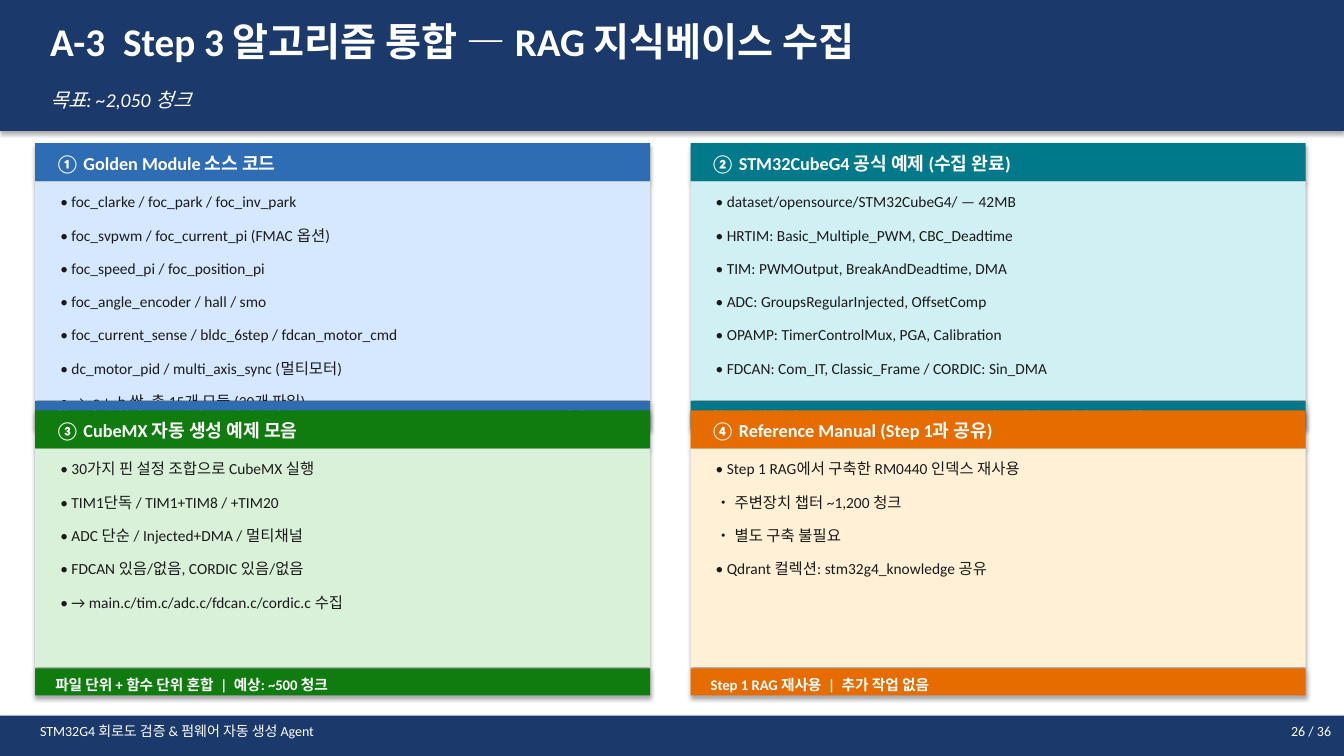
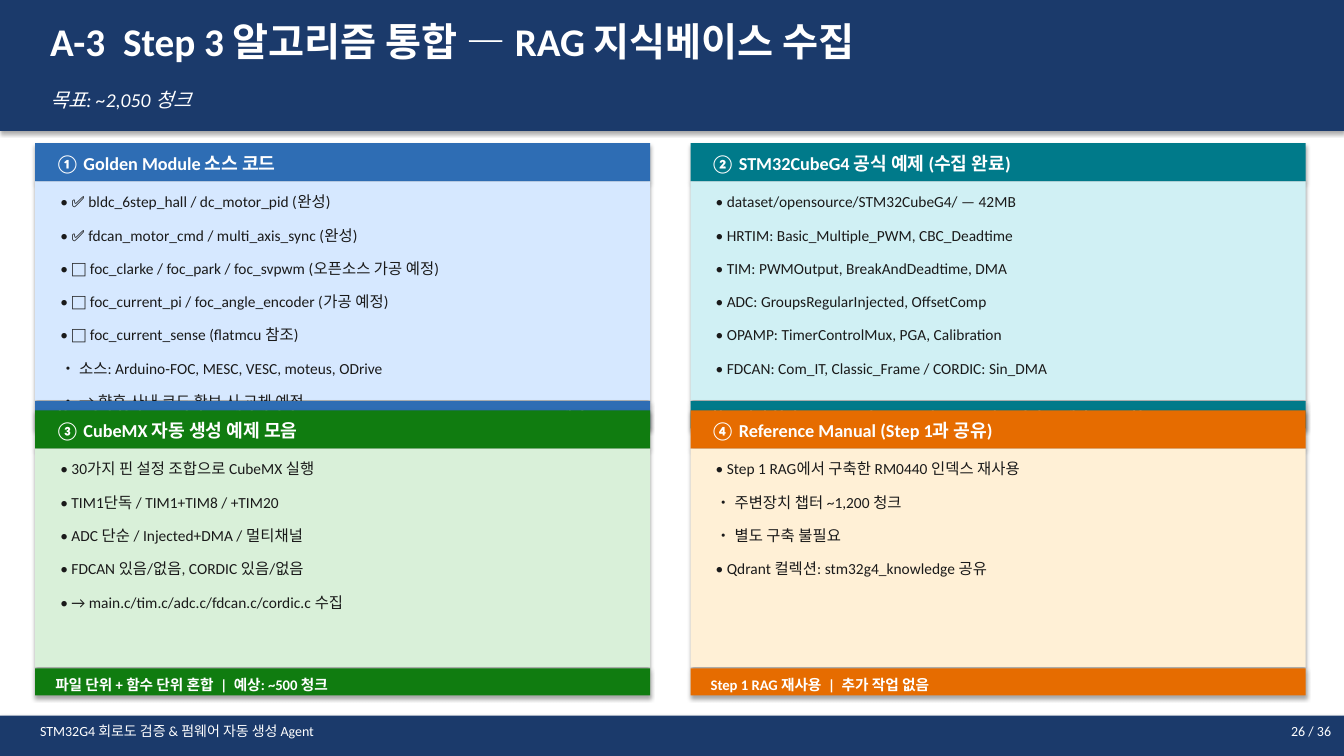
Before and after one commit to younlea/MotorDriveForge, a slide deck: slide 26 of STM32G4_Agent_Plan.pptx. Drawn at 1344x756 pixels with LibreOffice and Linux fonts; fonts in the diff are those of the drawing. Boxes give left, top, right and bottom in pixels: in the first picture for what was removed or moved away, otherwise in the second. Text is boxed around its words. In the diff, an @@ line names an element or a change of style, - is before the commit and + after.

```diff
--- a/STM32G4_Agent_Plan.pptx
+++ b/STM32G4_Agent_Plan.pptx
@@ text at <box>88,194,330,210</box>: text changed @@
-• foc_clarke / foc_park / foc_inv_park
+• ✅ bldc_6step_hall / dc_motor_pid (완성)
@@ text at <box>88,228,357,244</box>: text changed @@
-• foc_svpwm / foc_current_pi (FMAC 옵션)
+• ✅ fdcan_motor_cmd / multi_axis_sync (완성)
@@ text at <box>90,261,439,277</box>: text changed @@
-• foc_speed_pi / foc_position_pi
+• ⬜ foc_clarke / foc_park / foc_svpwm (오픈소스 가공 예정)
@@ text at <box>90,294,388,310</box>: text changed @@
-• foc_angle_encoder / hall / smo
+• ⬜ foc_current_pi / foc_angle_encoder (가공 예정)
@@ text at <box>90,327,298,342</box>: text changed @@
-• foc_current_sense / bldc_6step / fdcan_motor_cmd
+• ⬜ foc_current_sense (flatmcu 참조)
@@ text at <box>79,362,382,376</box>: text changed @@
-• dc_motor_pid / multi_axis_sync (멀티모터)
+• 소스: Arduino-FOC, MESC, VESC, moteus, ODrive
@@ text at <box>98,392,303,412</box>: text changed @@
-• → .c + .h 쌍, 총 15개 모듈 (30개 파일)
+• → 향후 사내 코드 확보 시 교체 예정
```
Also in this commit, not shown: 15 other slides changed, 8 other files.
